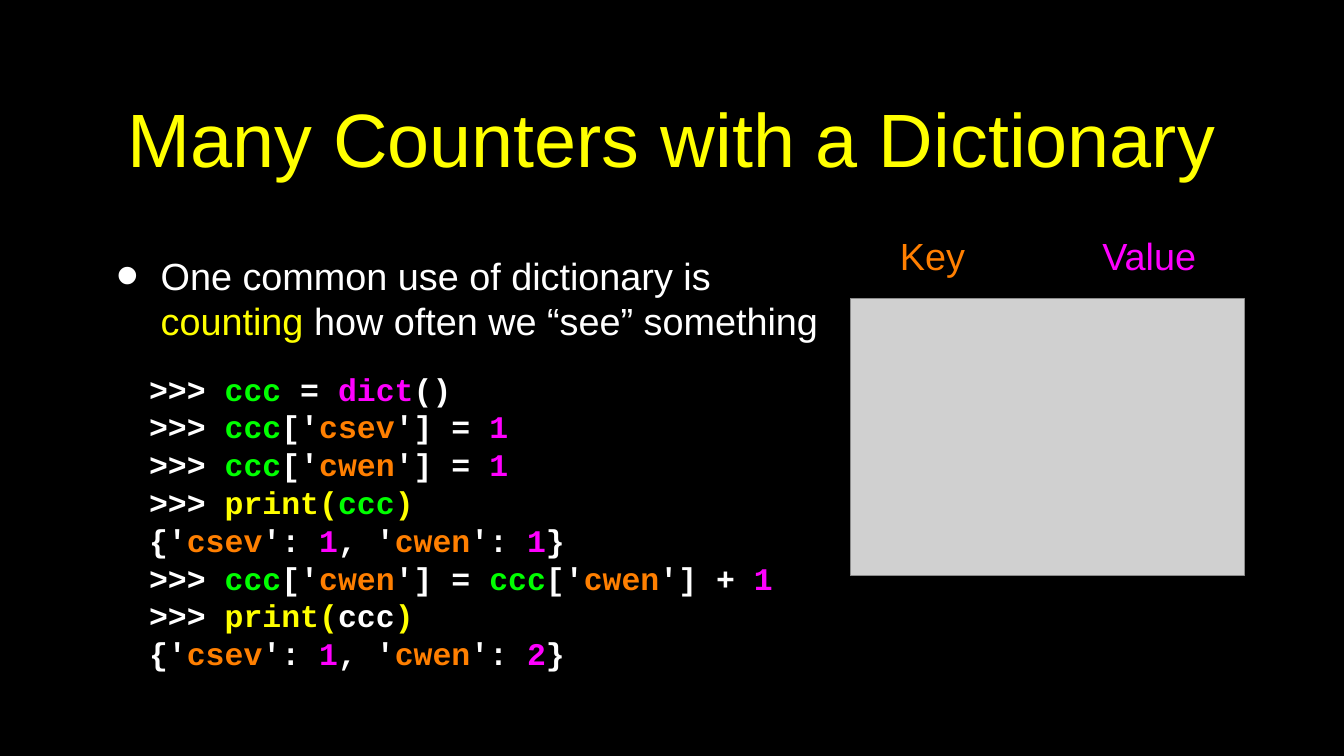
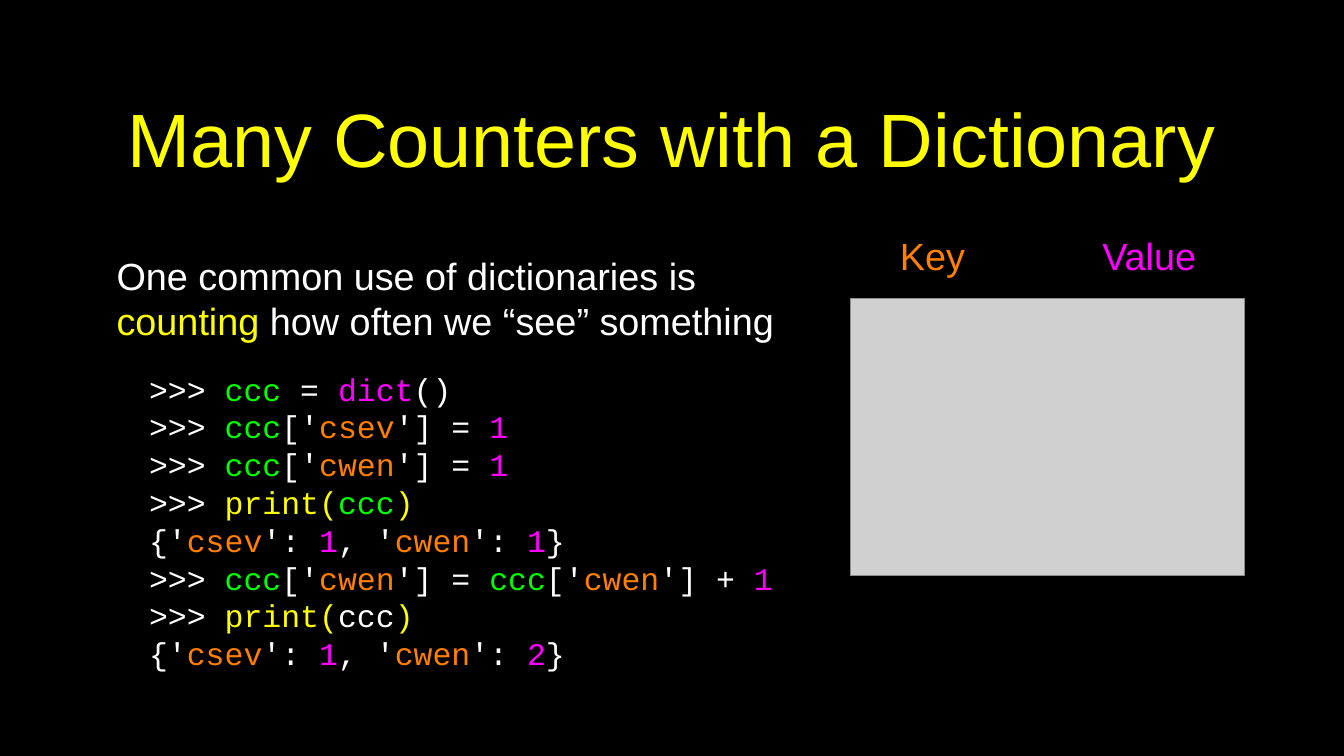
Before and after one commit to csev/py4e, a slide deck: slide 14 of lectures3/Pythonlearn-09-Dictionaries.pptx (slide 16 before the commit). Drawn at 1344x756 pixels with LibreOffice and Linux fonts; fonts in the diff are those of the drawing; grey boxes stand for pictures. Boxes give left, top, right and bottom in pixels: in the first picture for what was removed or moved away, otherwise in the second. Text is boxed around its words. In the diff, an @@ line names an element or a change of style, - is before the commit and + after.

```diff
--- a/lectures3/Pythonlearn-09-Dictionaries.pptx
+++ b/lectures3/Pythonlearn-09-Dictionaries.pptx
@@ text at box(117, 262, 774, 342): text changed @@
-• One common use of dictionary is counting how often we “see” something
+One common use of dictionaries is counting how often we “see” something
@@ text ">>> ccc = dict()" at box(149, 378, 773, 672): bold off @@
```
Also in this commit, not shown: 19 other slides changed, 2 slides removed.
